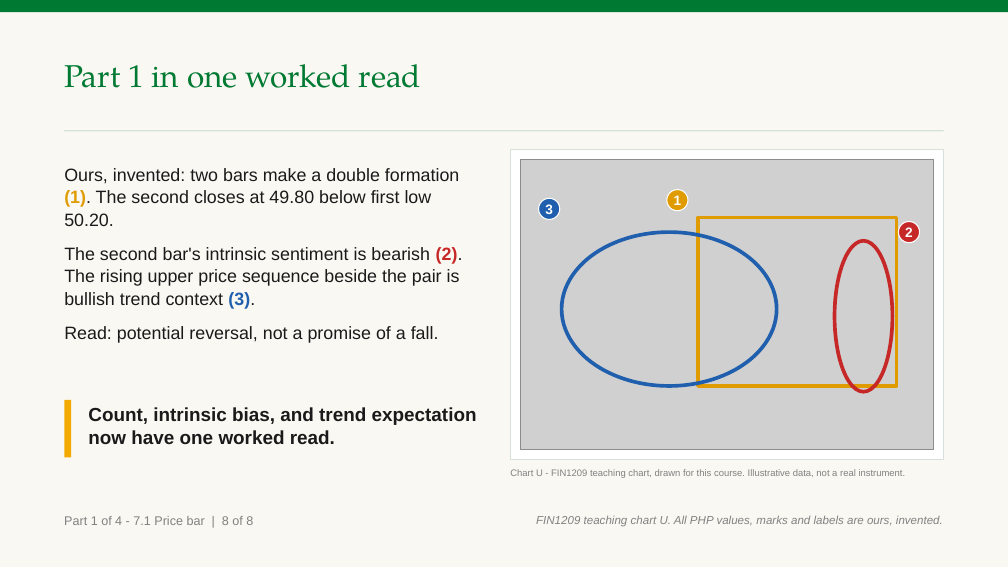
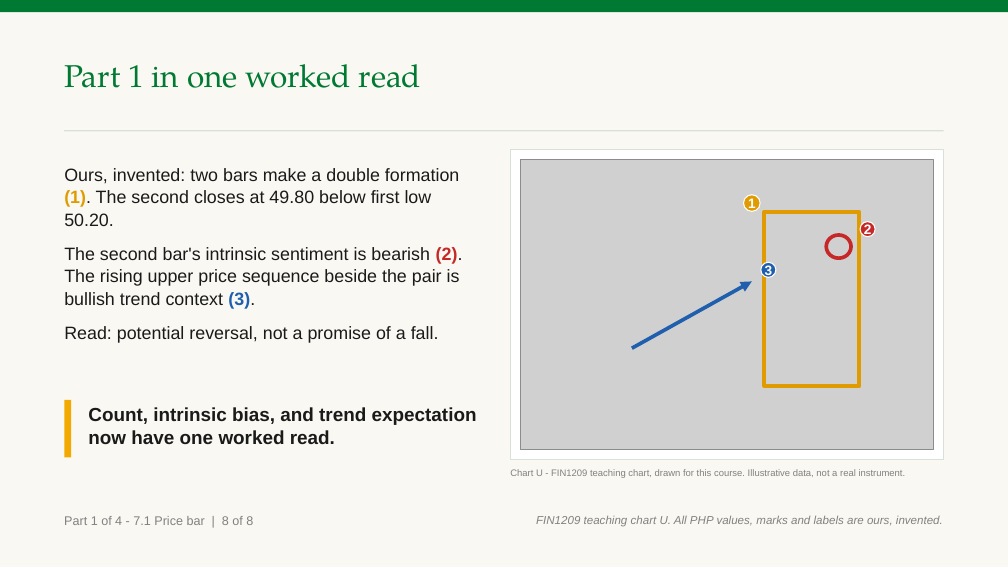
Before and after one commit to benjiesotelo-sudo/Telos_FIN1209, a slide deck: slide 11 of chapter-07/FIN1209-Chapter-07.pptx. Drawn at 1008x567 pixels with LibreOffice and Linux fonts; fonts in the diff are those of the drawing; grey boxes stand for pictures. Boxes give left, top, right and bottom in pixels: in the first picture for what was removed or moved away, otherwise in the second. Text is boxed around its words. In the diff, an @@ line names an element or a change of style, - is before the commit and + after.

```diff
--- a/chapter-07/FIN1209-Chapter-07.pptx
+++ b/chapter-07/FIN1209-Chapter-07.pptx
@@ ellipse "1": place and size @@
-ellipse "1" at box(667, 190, 688, 211)
+ellipse "1" at box(743, 195, 760, 212)
@@ ellipse removed at box(562, 232, 777, 386) @@
@@ rectangle: place and size @@
-rectangle at box(698, 218, 897, 386)
+rectangle at box(765, 212, 860, 386)
@@ ellipse: place and size @@
-ellipse at box(835, 241, 893, 392)
+ellipse at box(827, 235, 851, 259)
@@ ellipse "2": place and size @@
-ellipse "2" at box(898, 222, 920, 243)
+ellipse "2" at box(861, 222, 876, 237)
@@ ellipse "3": place and size @@
-ellipse "3" at box(538, 198, 560, 219)
+ellipse "3" at box(761, 262, 776, 278)
@@ arrow added from (632, 349) to (752, 281), #1F5FAD 3.5 pt @@
```
Also in this commit, not shown: 3 other files.
